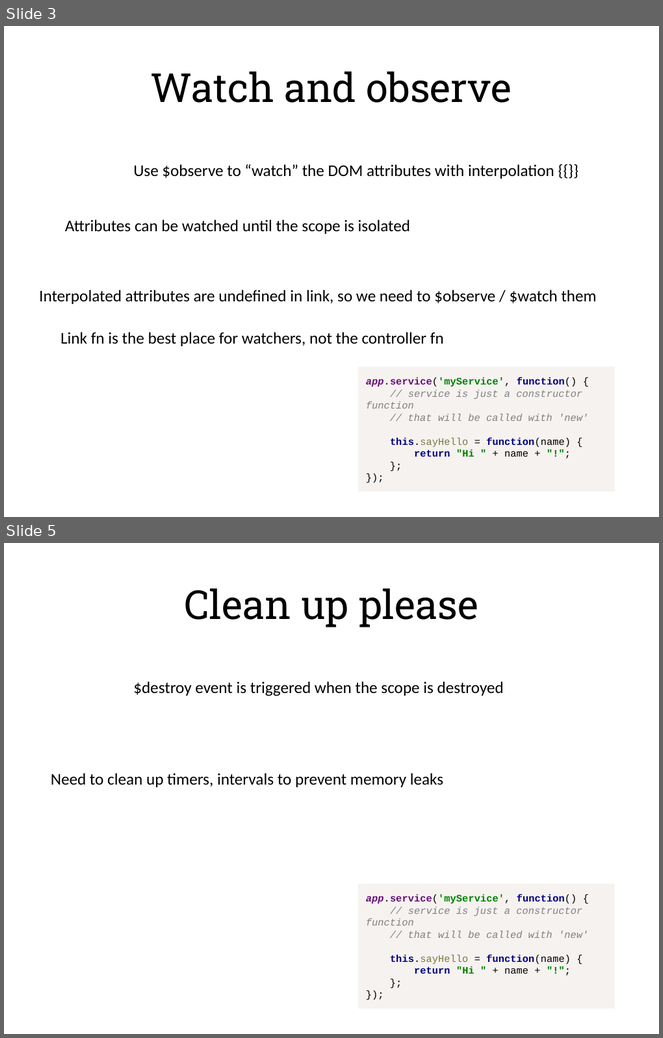
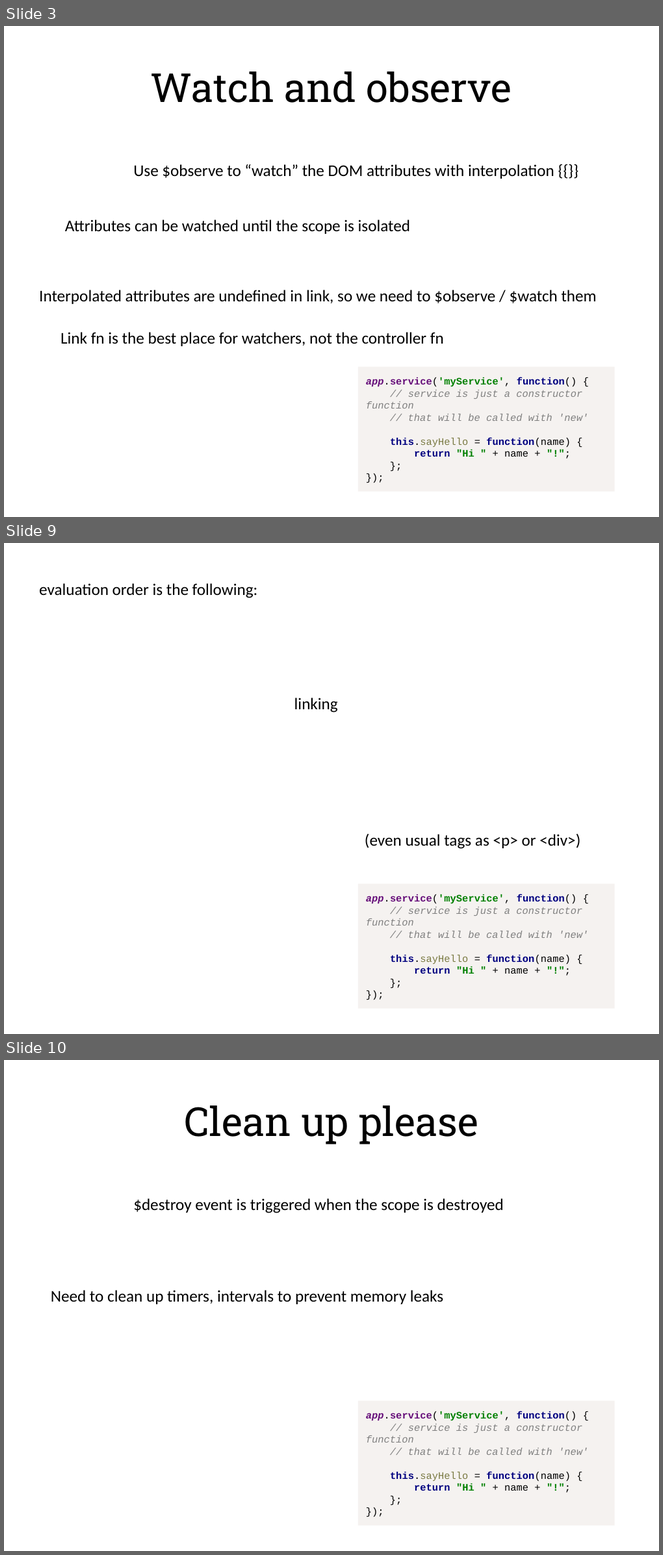
Before and after one commit to alexeymatveevp/angularjs-course, a slide deck: docs/03_directives.pptx. Shown one above the other, each under a label of ours: slides 3 and 5 before the commit, slides 3, 9 and 10 after it; the slides between them are not shown. The pictures are 663x1038 and 663x1555 pixels, drawn with LibreOffice and Linux fonts; fonts in the diff are those of the drawing. Boxes give left, top, right and bottom in pixels: in the first picture for what was removed or moved away, otherwise in the second. Text is boxed around its words. In the diff, an @@ line names an element or a change of style, - is before the commit and + after.

```diff
--- a/docs/03_directives.pptx
+++ b/docs/03_directives.pptx
@@ slide 9 added at bbox=[4, 543, 659, 1034], background #FFFFFF @@
@@ text added at bbox=[39, 583, 258, 598], 18 pt, text #000000 @@
+evaluation order is the following:
@@ text added at bbox=[295, 698, 338, 713], 18 pt, text #000000 @@
+linking
@@ text added at bbox=[365, 834, 581, 849], 18 pt, text #000000 @@
+(even usual tags as <p> or <div>)
@@ rectangle added at bbox=[358, 884, 615, 1009], fill #F5F2F0, 11 pt, text #808080 @@
+app.service('myService', function() {
+// service is just a constructor function
+// that will be called with 'new'
+this.sayHello = function(name) {
+return "Hi " + name + "!";
+};
+});
@@ what was slide 5 is now slide 10 @@
```
Also in this commit, not shown: 1 slide changed, 4 other slides added, 9 other files.
